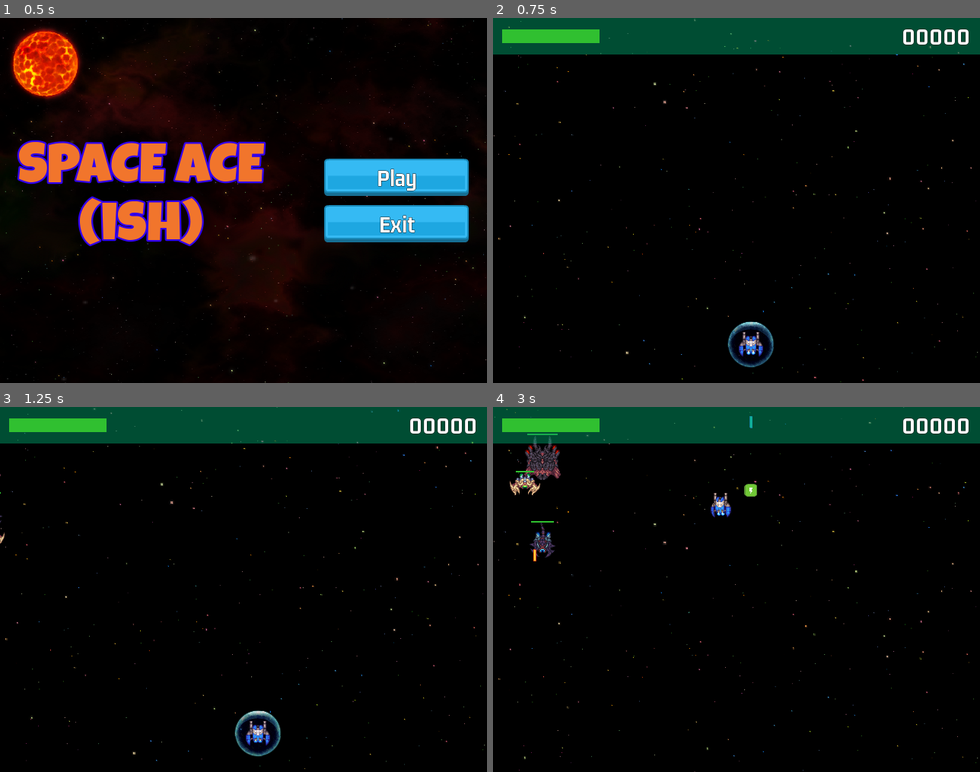
Above: before the commit, frames 1-4 (two rows, left to right).
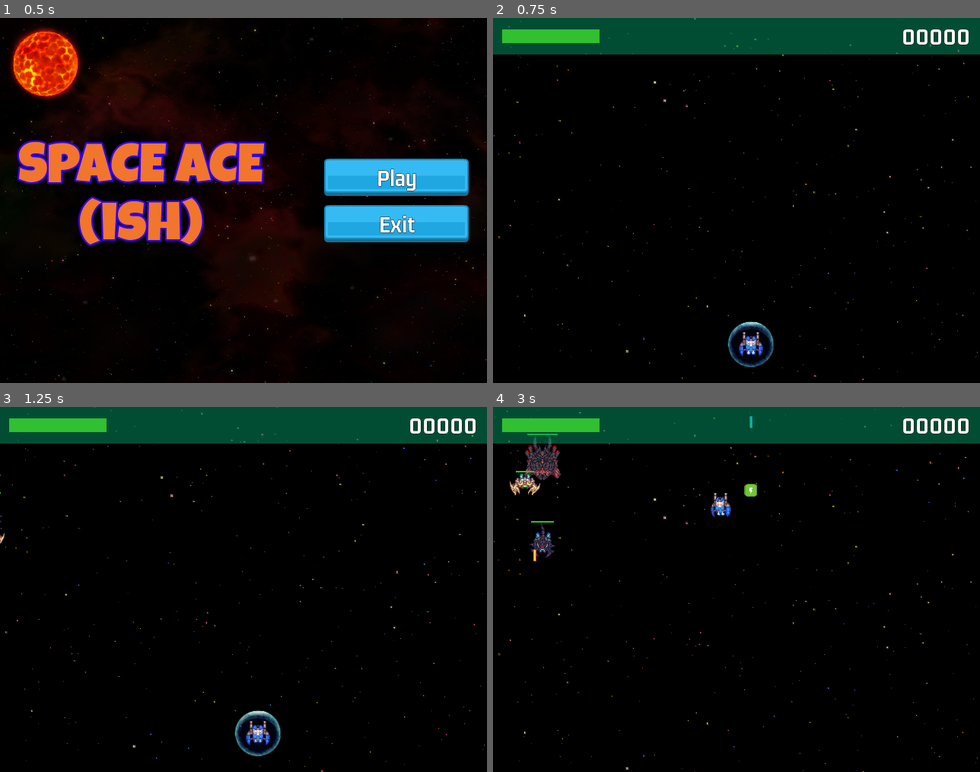
Above: after the commit, the same moments.

Repository: jaerrib/learning-godot
Game: Godot game, scene res://scenes/main/main.tscn
The game is run twice, just before and just after one commit, with the same random seed, the same clock (stepped at 60 frames per second) and the same inputs.
Inputs:
- Up to frame 1 (0.5 s): no input
- Up to frame 2 (0.75 s): click "Play" at 0.5 s
- Up to frame 3 (1.25 s): no input
- Up to frame 4 (3 s): hold W (up) 1.28-2.78 s; tap M (maker) at 1.35, 2.85 s; tap Space (shoot) at 2.1 s; hold A (left) from 2.78 s (still down)

Frame 1 is identical in both runs. In frame 2, 0.3% of the frame differs, in the area x 1-99%, y 0-100%; in frame 3, 0.3%; in frame 4, 0.4%.

Commit message:
Shake camera when player is damaged

Diff:
--- a/space-ace/scenes/level/level.tscn
+++ b/space-ace/scenes/level/level.tscn
@@ -1,7 +1,8 @@
-[gd_scene load_steps=13 format=3 uid="uid://bp6nn3hnriyc"]
+[gd_scene load_steps=14 format=3 uid="uid://bp6nn3hnriyc"]
 
 [ext_resource type="Script" path="res://scenes/level/level.gd" id="1_164x3"]
 [ext_resource type="PackedScene" uid="uid://r80joblmpqcy" path="res://scenes/level_bg/level_bg.tscn" id="2_fo3km"]
+[ext_resource type="PackedScene" uid="uid://dpsu8svv0lvr1" path="res://scenes/shake_cam/shake_cam.tscn" id="2_m7rmf"]
 [ext_resource type="PackedScene" uid="uid://cj44yxcjeprnn" path="res://scenes/player/player.tscn" id="3_c43au"]
 [ext_resource type="PackedScene" uid="uid://d3kf3fiy4ix70" path="res://scenes/object_maker/object_maker.tscn" id="4_ks0u4"]
 [ext_resource type="PackedScene" uid="uid://xd873jxjapti" path="res://scenes/enemy_base/enemy_bomber.tscn" id="5_y85bb"]
@@ -37,6 +38,8 @@
 [node name="Level" type="Node2D"]
 script = ExtResource("1_164x3")
 
+[node name="ShakeCam" parent="." instance=ExtResource("2_m7rmf")]
+
 [node name="LevelBG" parent="." instance=ExtResource("2_fo3km")]
 
 [node name="Player" parent="." instance=ExtResource("3_c43au")]
--- a/space-ace/scenes/level_bg/level_bg.gd
+++ b/space-ace/scenes/level_bg/level_bg.gd
@@ -4,6 +4,13 @@
 const SPEED: float = 50
 
 
+@onready var parallax_layer: ParallaxLayer = $ParallaxLayer
+@onready var parallax_layer_2: ParallaxLayer = $ParallaxLayer2
+@onready var parallax_layer_3: ParallaxLayer = $ParallaxLayer3
+
+
 # Called every frame. 'delta' is the elapsed time since the previous frame.
 func _process(delta: float) -> void:
-	scroll_offset.y += SPEED * delta
+	parallax_layer.motion_offset.y += SPEED * delta * 0.2
+	parallax_layer_2.motion_offset.y += SPEED * delta * 0.3
+	parallax_layer_3.motion_offset.y += SPEED * delta * 0.33
--- /dev/null
+++ b/space-ace/scenes/shake_cam/shake_cam.gd
@@ -0,0 +1,37 @@
+extends Camera2D
+
+@onready var timer = $Timer
+
+
+const SHAKE_RANGE: Vector2 = Vector2(-5.0,5.0)
+
+
+var _shake_offset: Vector2 = Vector2.ZERO
+
+# Called when the node enters the scene tree for the first time.
+func _ready():
+	_shake_offset = offset
+	SignalManager.on_player_hit.connect(on_player_hit)
+	set_process(false)
+
+
+# Called every frame. 'delta' is the elapsed time since the previous frame.
+func _process(delta):
+	offset = Vector2(
+		_shake_offset.x + get_random_shake_amount(),
+		_shake_offset.y + get_random_shake_amount(),
+	)
+
+
+func get_random_shake_amount() -> float:
+	return randf_range(SHAKE_RANGE.x, SHAKE_RANGE.y)
+
+
+func on_player_hit(_v: int) -> void:
+	set_process(true)
+	timer.start()
+
+
+func _on_timer_timeout():
+	set_process(false)
+	offset = _shake_offset
--- /dev/null
+++ b/space-ace/scenes/shake_cam/shake_cam.tscn
@@ -0,0 +1,13 @@
+[gd_scene load_steps=2 format=3 uid="uid://dpsu8svv0lvr1"]
+
+[ext_resource type="Script" path="res://scenes/shake_cam/shake_cam.gd" id="1_bsmxo"]
+
+[node name="ShakeCam" type="Camera2D"]
+anchor_mode = 0
+script = ExtResource("1_bsmxo")
+
+[node name="Timer" type="Timer" parent="."]
+wait_time = 0.25
+one_shot = true
+
+[connection signal="timeout" from="Timer" to="." method="_on_timer_timeout"]
